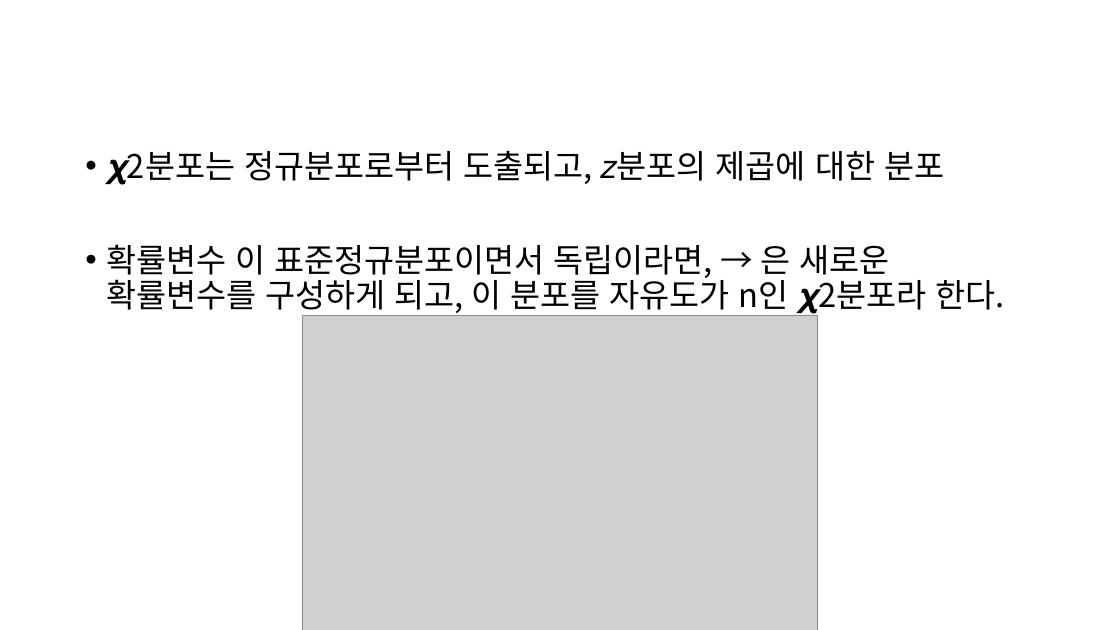
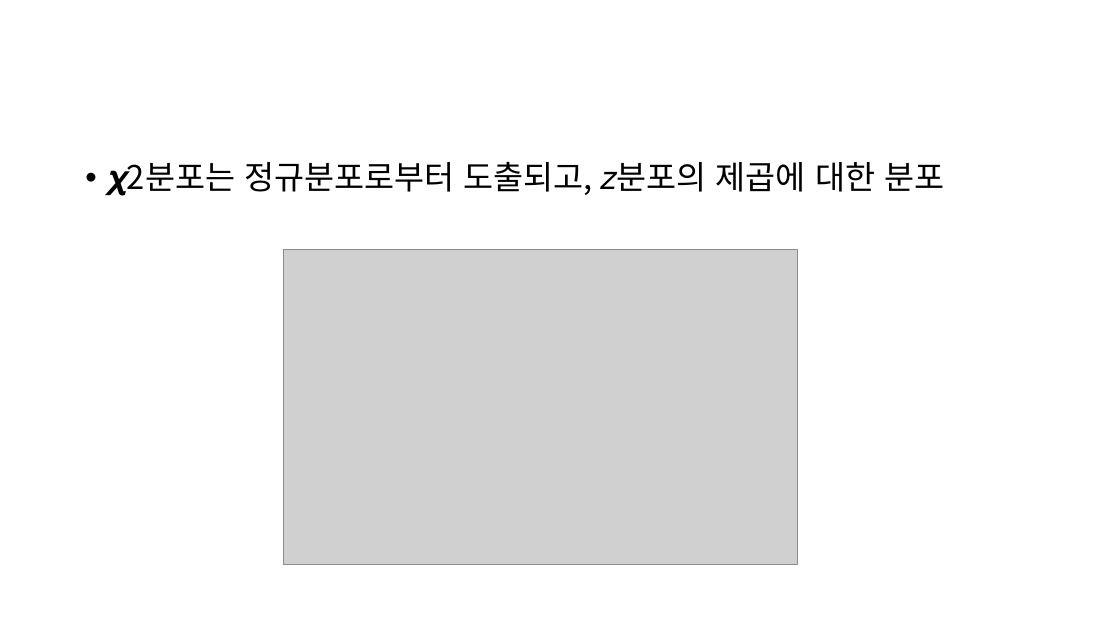
Before and after one commit to fastz123/4th_revolution, a slide deck: slide 7 of 4th_revolution-master/4th_revolution-master/bigdata/bigdata/home.selection/bigdata/stat/statistics.pptx. Drawn at 1120x630 pixels with LibreOffice and Linux fonts; fonts in the diff are those of the drawing; grey boxes stand for pictures. Boxes give left, top, right and bottom in pixels: in the first picture for what was removed or moved away, otherwise in the second. Text is boxed around its words. In the diff, an @@ line names an element or a change of style, - is before the commit and + after.

```diff
--- a/4th_revolution-master/4th_revolution-master/bigdata/bigdata/home.selection/bigdata/stat/statistics.pptx
+++ b/4th_revolution-master/4th_revolution-master/bigdata/bigdata/home.selection/bigdata/stat/statistics.pptx
@@ text "𝝌2분포는 정규분포로부터 도출되고, 𝑧분포의 제곱에 ..." moved from (x1=106, y1=150, x2=1004, y2=316) to (x1=106, y1=161, x2=944, y2=196) @@
@@ text at (x1=106, y1=244, x2=1004, y2=316): paragraph removed @@
-• 확률변수 이 표준정규분포이면서 독립이라면, → 은 새로운 확률변수를 구성하게 되고, 이 분포를 자유도가 n인 𝝌2분포라 한다.
@@ picture moved from (x1=303, y1=315, x2=818, y2=630) to (x1=283, y1=250, x2=797, y2=565) @@
```
Also in this commit, not shown: 1 other slide changed, 1 slide removed.
